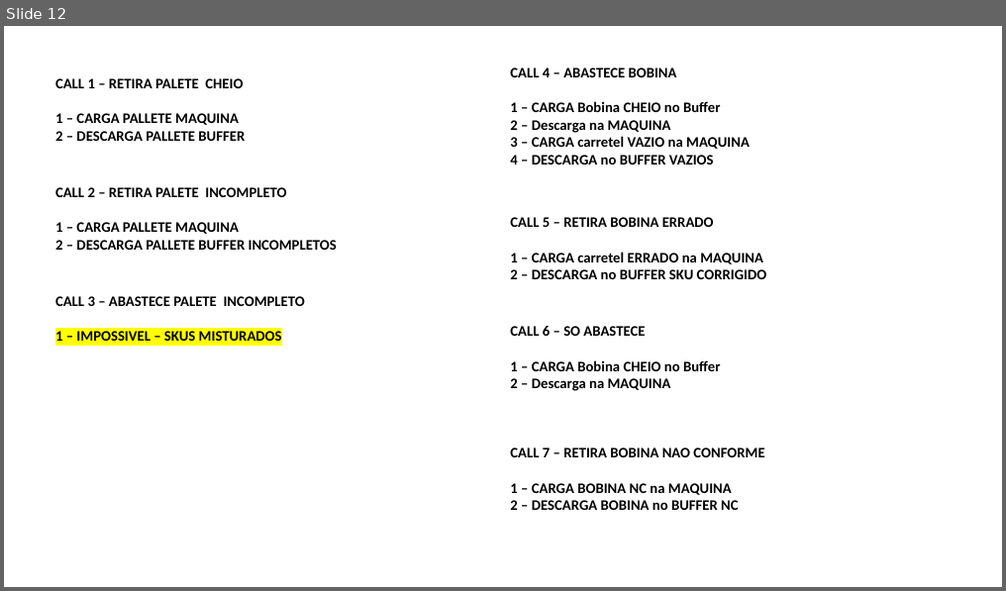
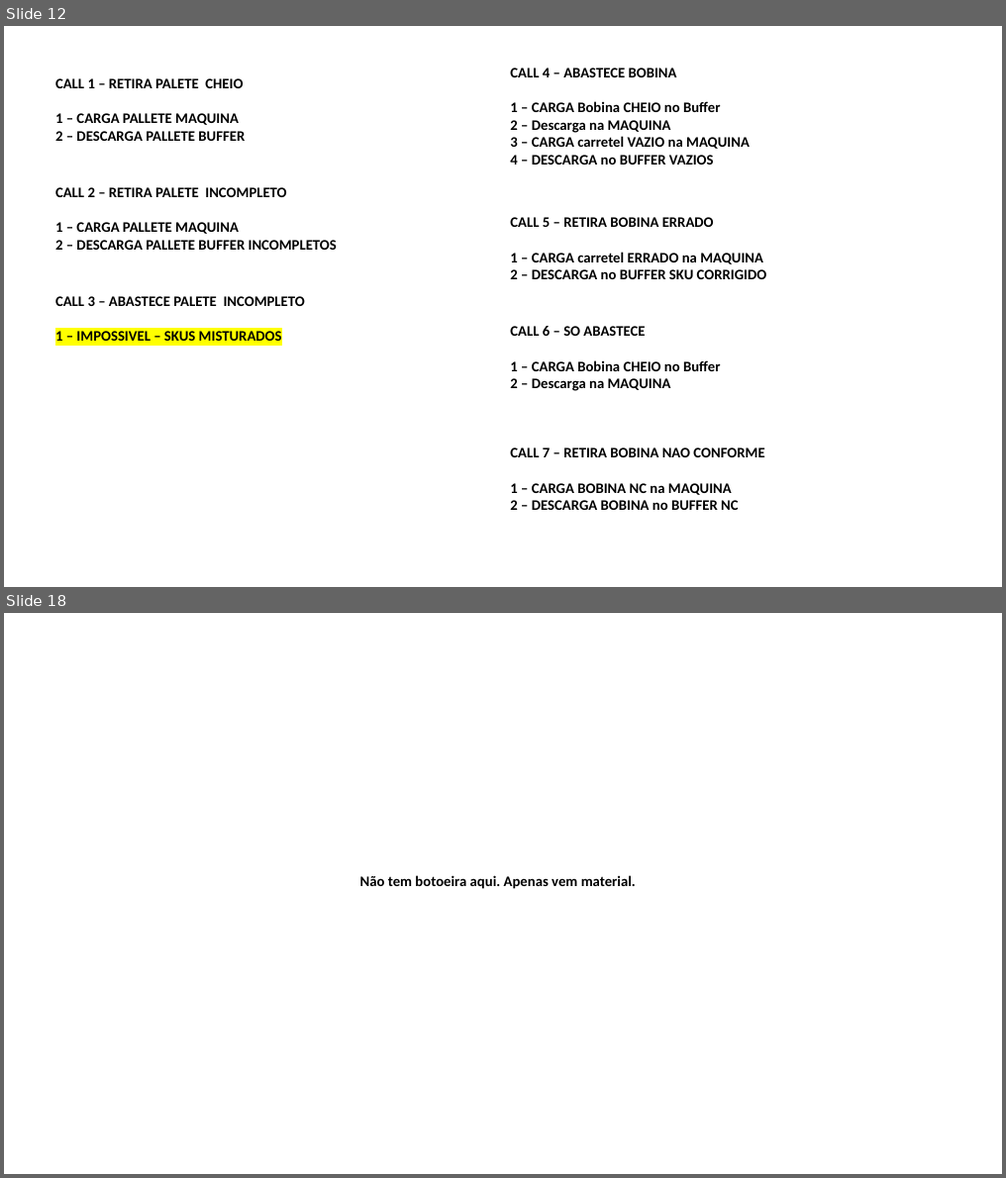
Before and after one commit to fdmartins/tunkers-warehouse-manager, a slide deck: docs/PROCESSO DETALHADO FABIO.pptx. Shown one above the other, each under a label of ours: slide 12 before the commit, slides 12 and 18 after it; the slides between them are not shown. The pictures are 1006x591 and 1006x1178 pixels, drawn with LibreOffice and Linux fonts; fonts in the diff are those of the drawing. Boxes give left, top, right and bottom in pixels: in the first picture for what was removed or moved away, otherwise in the second. Text is boxed around its words. In the diff, an @@ line names an element or a change of style, - is before the commit and + after.

```diff
--- a/docs/PROCESSO DETALHADO FABIO.pptx
+++ b/docs/PROCESSO DETALHADO FABIO.pptx
@@ slide 18 added at (4, 613, 1002, 1174), background #FFFFFF @@
@@ text added at (360, 875, 636, 889), 14 pt, text #000000, bold @@
+Não tem botoeira aqui. Apenas vem material.
```
Also in this commit, not shown: 5 slides changed, 3 other slides added, 4 slides removed, 9 other files.
